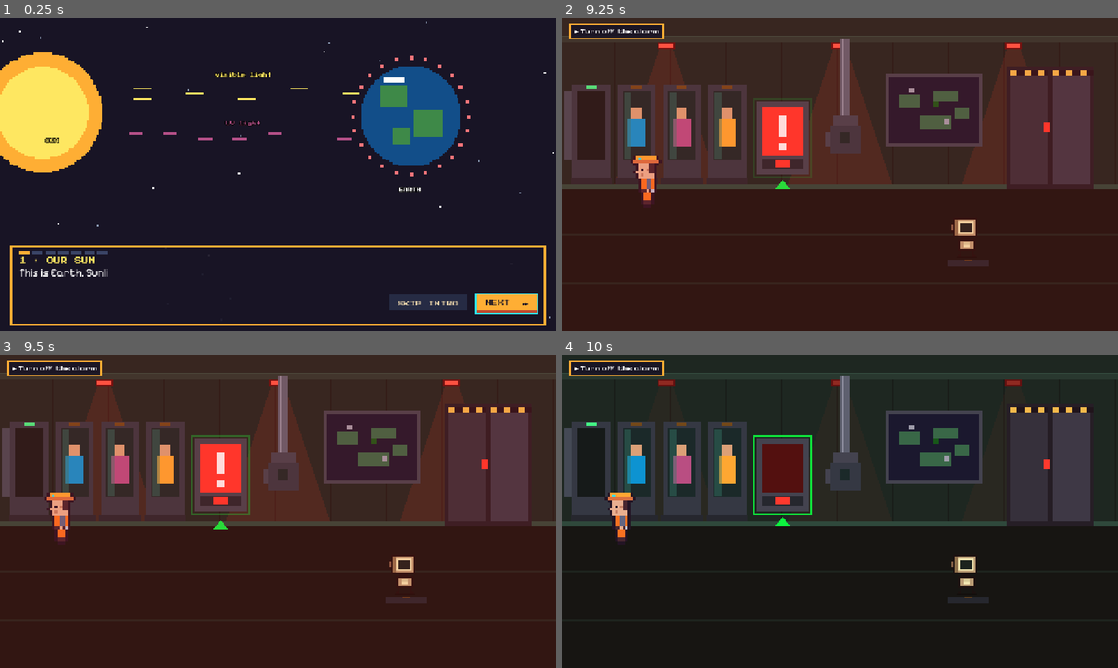
Above: before the commit, frames 1-4 (two rows, left to right).
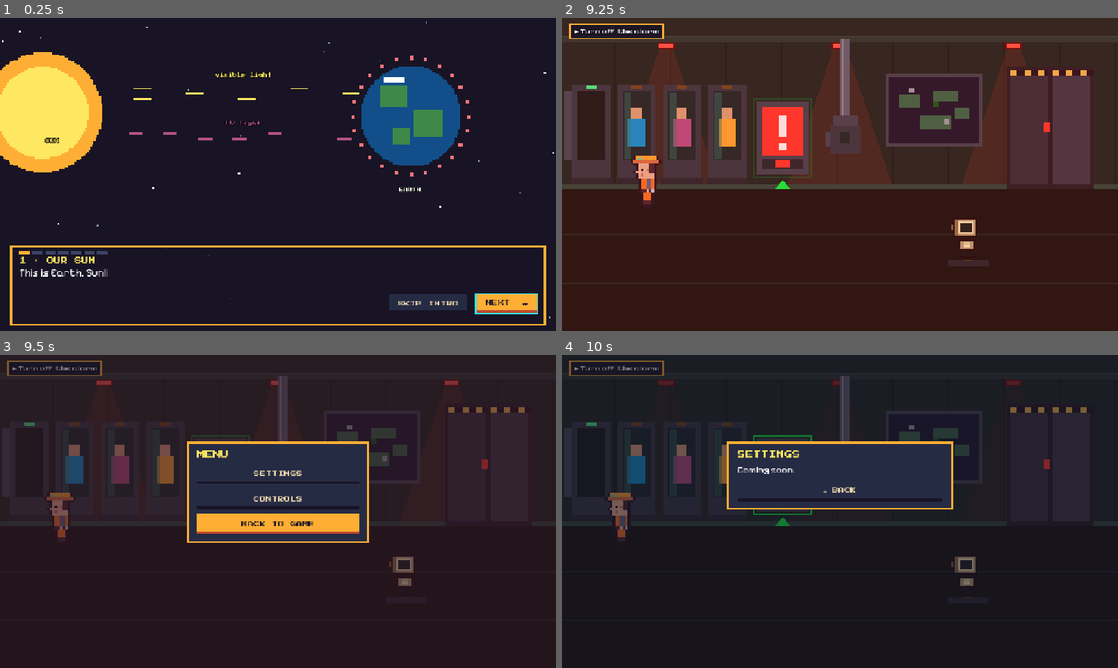
Above: after the commit, the same moments.

Repository: wamos0922/ProjectDawn
Game: Godot game, scene res://game/dawn/dawn.tscn
Same seed, same stepped clock (60 frames per second), same inputs: the game is played once before the commit and once after it. This scene is started directly instead of the project's main scene.
Inputs (mouse positions are in pixels of both pictures, inside the frame that each line leads up to):
- Up to frame 1 (0.25 s): no input
- Up to frame 2 (9.25 s): click "E" at 0.5 s; click "S" at 1.25 s; click "SKIP INTRO" at 2 s; click "> ANYONE · open the mission b…" at 2.75 s; click "N" at 3.5 s; click "Q" at 4.25 s; click "CLICK OR PRESS ANY KEY TO WAK…" at 5 s; tap Enter at 5.75 s; move the mouse to (962, 158) at 5.77 s; hold D (p1_right) 5.78-6.5 s; tap E at 5.85, 7.55, 9.05 s; click (962, 158) at 5.92 s; tap Space at 6.02, 9.02 s; drag from (728, 190) to (812, 237) at 6.52 s; move the mouse to (895, 105) at 7.27 s; hold D (p1_right) 7.28-8 s; tap Left (p2_left) at 7.35 s; drag from (812, 237) to (673, 127) at 8.02 s; move the mouse to (1006, 221) at 8.77 s; hold A (p1_left) from 8.78 s (still down); tap Up (p2_up) at 8.85 s
- Up to frame 3 (9.5 s): keep holding A (p1_left); tap Escape at 9.4 s
- Up to frame 4 (10 s): release A (p1_left) at 9.5 s; click (840, 473) at 9.5 s, where only the run after the commit has a clickable "SETTINGS"

Frames 1-2 are identical in both runs. In frame 3, 28% of the frame differs, in the area x 0-100%, y 1-78%; in frame 4, 13%.

Commit message:
Esc menu with SETTINGS and a CONTROLS list

Diff:
--- a/game/dawn/dawn.gd
+++ b/game/dawn/dawn.gd
@@ -20,6 +20,7 @@
 const Designers := preload("res://game/dawn/designers.gd")
 const Crew := preload("res://game/dawn/crew.gd")
 const WorldMap := preload("res://game/dawn/world_map.gd")
+const EscMenu := preload("res://game/dawn/esc_menu.gd")
 const STORY_PATH := "res://game/dawn/story.gd"
 const LOBBY := "res://game/dawn/title.tscn"
 const POSTERS_FILE := "res://data/posters.json"
@@ -44,6 +45,7 @@
 var crew := {}                  ## role -> player node (always all four); same dict as crew_ctl.members
 var crew_ctl                    ## crew.gd: who controls whom, TAB switching, follow, autopilot
 var world_map                   ## world_map.gd: M map + corridor walk between rooms
+var esc_menu
 var camera: Camera2D
 var ui: CanvasLayer
 var story                       ## story.gd (null until that feature exists)
@@ -88,6 +90,10 @@
 	world_map.name = "WorldMap"
 	world_map.g = self
 	add_child(world_map)
+	esc_menu = EscMenu.new()
+	esc_menu.name = "EscMenu"
+	esc_menu.g = self
+	add_child(esc_menu)
 	if Network.is_online():
 		Network.players_changed.connect(_rebuild_crew)
 		Network.disconnected.connect(_back_to_lobby)
@@ -507,6 +513,8 @@
 		world_map.toggle()
 	elif k == KEY_ESCAPE and ui.panel_open():
 		ui.close_panel()
+	elif k == KEY_ESCAPE and not ui.dialogue_open():
+		esc_menu.open()
 	elif not Network.is_online() and k in [KEY_F9, KEY_F10, KEY_F11]:
 		S["world"] = {KEY_F9: "earth", KEY_F10: "moon", KEY_F11: "mars"}[k]
 		commit()
--- /dev/null
+++ b/game/dawn/esc_menu.gd
@@ -0,0 +1,93 @@
+extends Node
+## Esc menu: SETTINGS and CONTROLS. The game keeps running (it is a co-op game), only your
+## own crew member stops walking while the menu is open (like every other panel).
+## Created by dawn.gd as a child named "EscMenu".
+
+## Every key in the game, in groups. Each row: [keys..., what it does].
+## Add a row here when you add a new key; the CONTROLS page builds itself from this list.
+const CONTROLS := {
+	"MOVE & USE": [
+		[["W", "A", "S", "D"], "Walk (or arrow keys)"],
+		[["E"], "Use / talk (or Enter)"],
+		[["SPACE"], "Next line of dialogue"],
+	],
+	"CREW": [
+		[["TAB"], "Switch crew member"],
+		[["F"], "Crew follow you"],
+		[["C"], "CERES autopilot on / off"],
+	],
+	"SCREENS": [
+		[["M"], "World map"],
+		[["J"], "Mission details"],
+		[["ESC"], "Menu / close"],
+	],
+}
+
+var g                             ## dawn.gd
+
+
+## The first page: what Esc shows.
+func open() -> void:
+	var box: VBoxContainer = g.ui.panel(Color("#262b44"), Color("#feae34"), 420, 200)
+	g.ui.title(box, "MENU")
+	g.ui.button(box, "SETTINGS", _settings, false)
+	g.ui.button(box, "CONTROLS", _controls, false)
+	g.ui.button(box, "BACK TO GAME", g.ui.close_panel)
+
+
+## CONTROLS page: the groups stacked under each other, keys drawn as key caps.
+func _controls() -> void:
+	var box: VBoxContainer = g.ui.panel(Color("#262b44"), Color("#feae34"), 620, 24)
+	g.ui.title(box, "CONTROLS")
+	for group in CONTROLS:
+		var gap := Control.new()                    # a little air above each group
+		gap.custom_minimum_size = Vector2(0, 4)
+		box.add_child(gap)
+		box.add_child(_text(group, DawnTheme.C["amber"], DawnTheme.title_font(), 11))
+		for row in CONTROLS[group]:
+			box.add_child(_control_row(row[0], row[1]))
+	box.add_child(_text("Tip: you can also click the crew squares (top right) and the objective bar.", DawnTheme.C["grey"], DawnTheme.body_font(), 18))
+	g.ui.button(box, "◂ BACK", open, false)
+
+
+## One line: [key caps]  what it does.
+func _control_row(keys: Array, what: String) -> HBoxContainer:
+	var row := HBoxContainer.new()
+	row.add_theme_constant_override("separation", 16)
+	var caps := HBoxContainer.new()
+	caps.add_theme_constant_override("separation", 4)
+	caps.custom_minimum_size = Vector2(150, 0)     # same width every row, so the text lines up
+	for k in keys:
+		caps.add_child(_key_cap(k))
+	row.add_child(caps)
+	row.add_child(_text(what, DawnTheme.C["white"], DawnTheme.body_font(), 20))
+	return row
+
+
+## A key drawn like a keyboard key (dark box, light border, shadow underneath).
+func _key_cap(key: String) -> PanelContainer:
+	var cap := PanelContainer.new()
+	cap.add_theme_stylebox_override("panel", DawnTheme.box(DawnTheme.C["ink"], DawnTheme.C["steel"], 2, DawnTheme.C["slate"], 3, Vector4(8, 6, 8, 6)))
+	cap.custom_minimum_size = Vector2(32, 0)
+	var l := _text(key, DawnTheme.C["yellow"], DawnTheme.title_font(), 11)
+	l.horizontal_alignment = HORIZONTAL_ALIGNMENT_CENTER
+	cap.add_child(l)
+	return cap
+
+
+## Placeholder until the settings are designed.
+func _settings() -> void:
+	var box: VBoxContainer = g.ui.panel(Color("#262b44"), Color("#feae34"), 520, 200)
+	g.ui.title(box, "SETTINGS")
+	g.ui.rich(box, "Coming soon.")
+	g.ui.button(box, "◂ BACK", open, false)
+
+
+func _text(text: String, color: Color, font: Font, size: int) -> Label:
+	var l := Label.new()
+	l.text = text
+	l.add_theme_font_override("font", font)
+	l.add_theme_font_size_override("font_size", size)
+	l.add_theme_color_override("font_color", color)
+	l.vertical_alignment = VERTICAL_ALIGNMENT_CENTER
+	return l
Not shown, added: game/dawn/esc_menu.gd.uid
